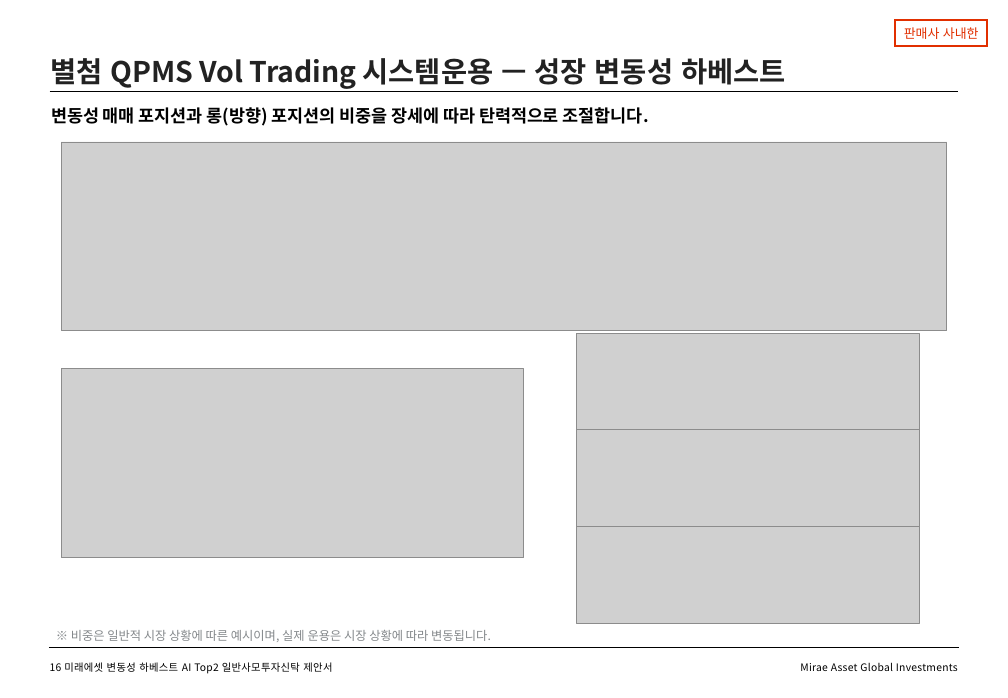
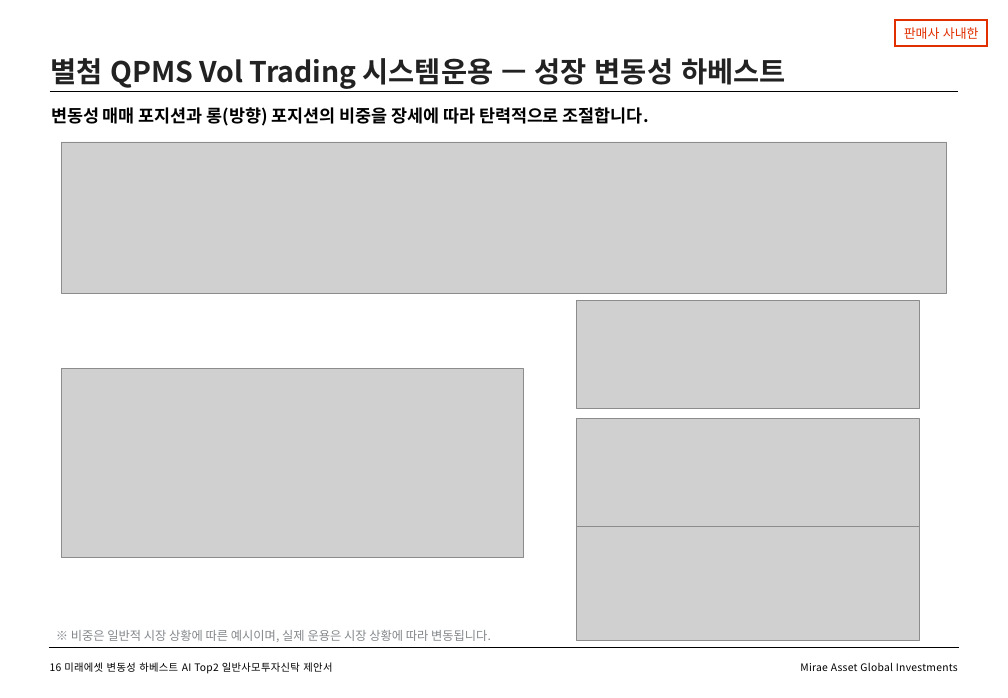
Before and after one commit to gamer383-bit/Volatility-Fund, a slide deck: slide 17 of 제안서/변동성하베스트_AITop2_제안서_v2_20260727.pptx. Drawn at 1008x698 pixels with LibreOffice and Linux fonts; fonts in the diff are those of the drawing; grey boxes stand for pictures. Boxes give left, top, right and bottom in pixels: in the first picture for what was removed or moved away, otherwise in the second. Text is boxed around its words. In the diff, an @@ line names an element or a change of style, - is before the commit and + after.

```diff
--- a/제안서/변동성하베스트_AITop2_제안서_v2_20260727.pptx
+++ b/제안서/변동성하베스트_AITop2_제안서_v2_20260727.pptx
@@ picture: place and size @@
-picture at bbox=[61, 142, 948, 331]
+picture at bbox=[61, 142, 948, 294]
@@ picture: place and size @@
-picture at bbox=[577, 333, 920, 430]
+picture at bbox=[577, 301, 920, 409]
@@ picture: place and size @@
-picture at bbox=[577, 430, 920, 527]
+picture at bbox=[577, 418, 920, 526]
@@ picture: place and size @@
-picture at bbox=[577, 527, 920, 624]
+picture at bbox=[577, 527, 920, 640]
```
Also in this commit, not shown: 2 other slides changed, 1 slide added, 3 other files.
